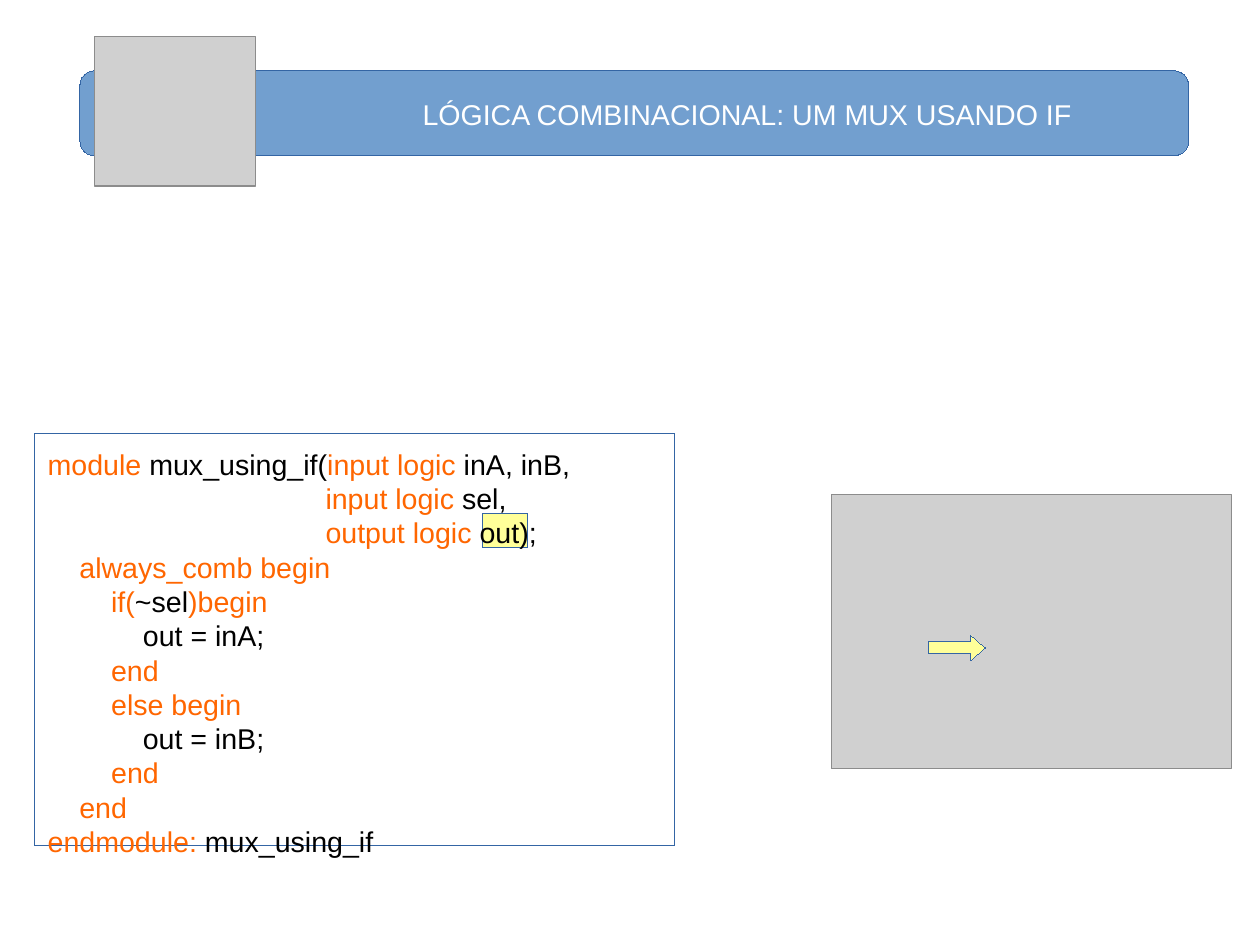
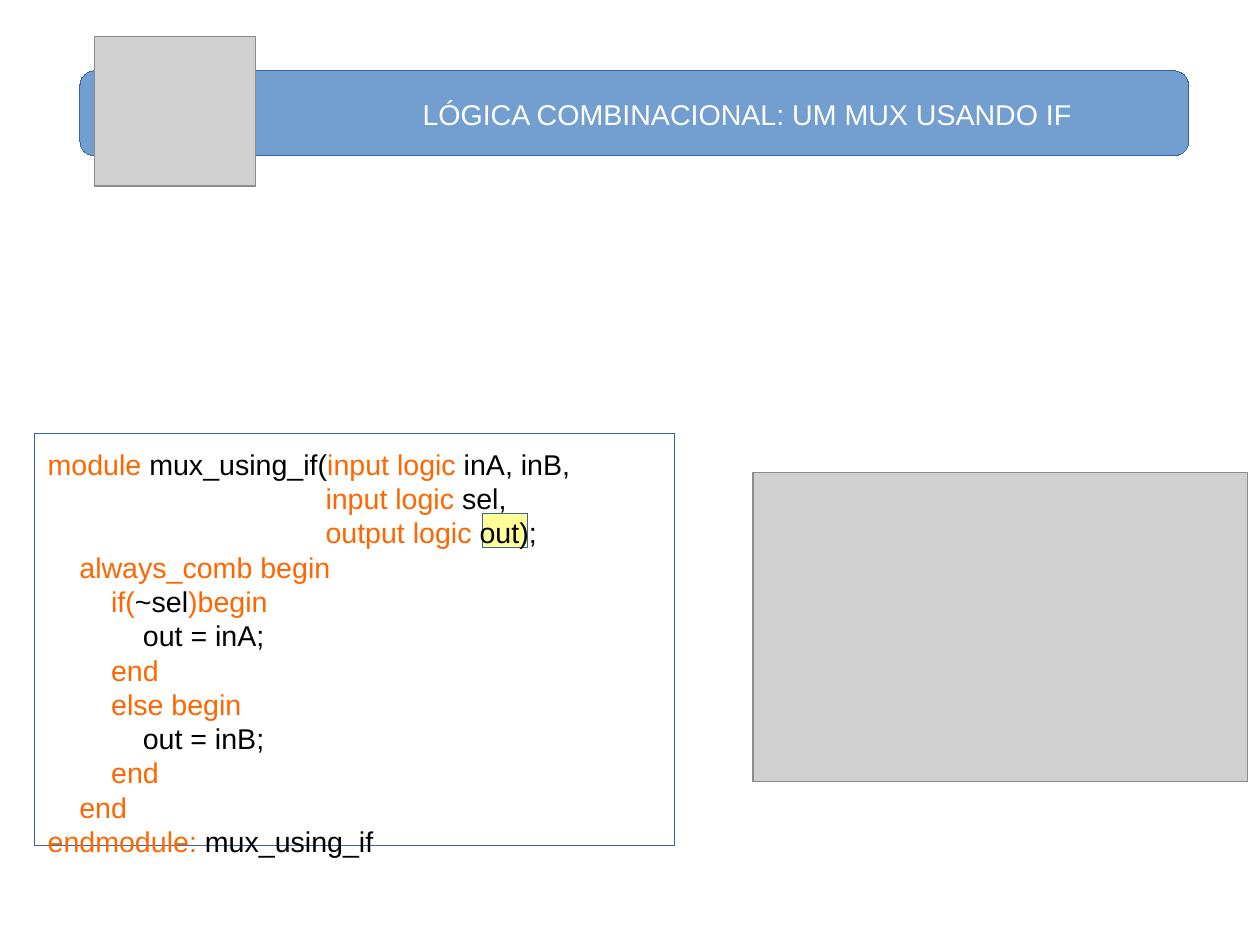
Before and after one commit to nelsoncsc/basicSV, a slide deck: slide 12 of docs/basicSV.odp (slide 11 before the commit). Drawn at 1260x945 pixels with LibreOffice and Linux fonts; fonts in the diff are those of the drawing; grey boxes stand for pictures. Boxes give left, top, right and bottom in pixels: in the first picture for what was removed or moved away, otherwise in the second. Text is boxed around its words. In the diff, an @@ line names an element or a change of style, - is before the commit and + after.

```diff
--- a/docs/basicSV.odp
+++ b/docs/basicSV.odp
@@ picture: place and size @@
-picture at [831,495,1231,769]
+picture at [753,473,1249,782]
@@ right arrow removed at [928,636,986,661] @@
```
Also in this commit, not shown: 8 other slides changed, 1 slide added, 1 other file.
